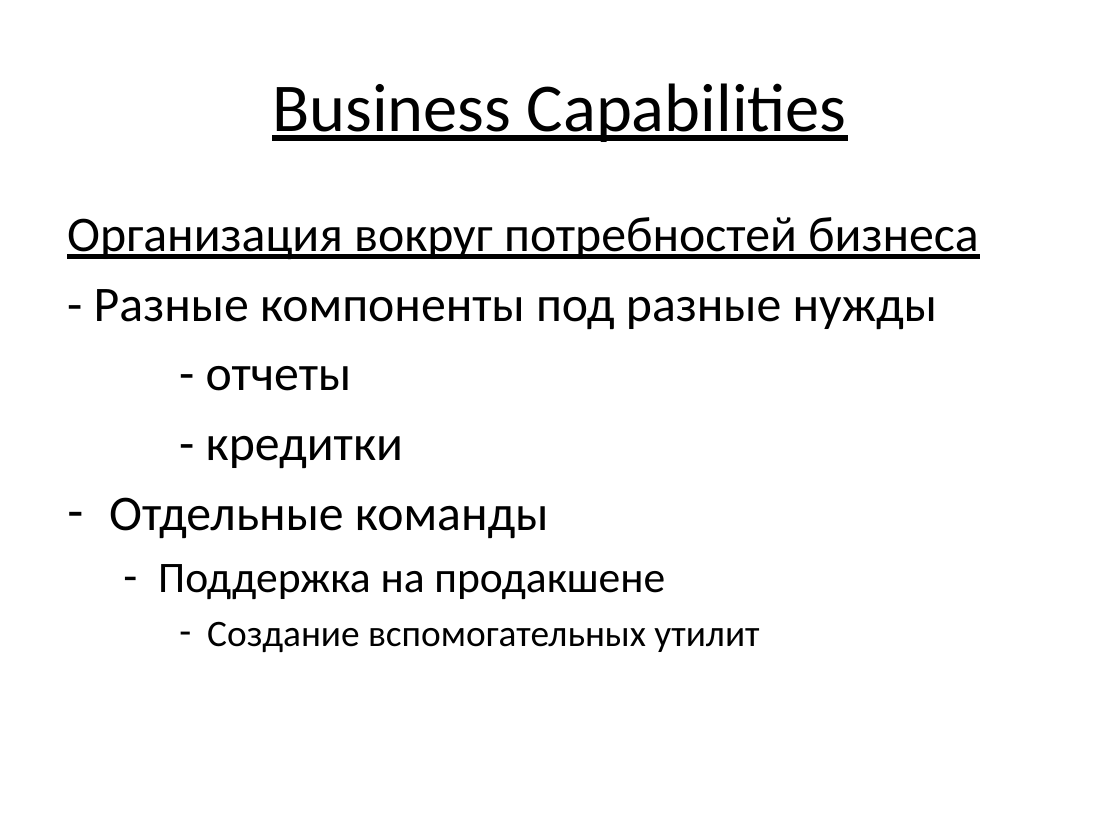
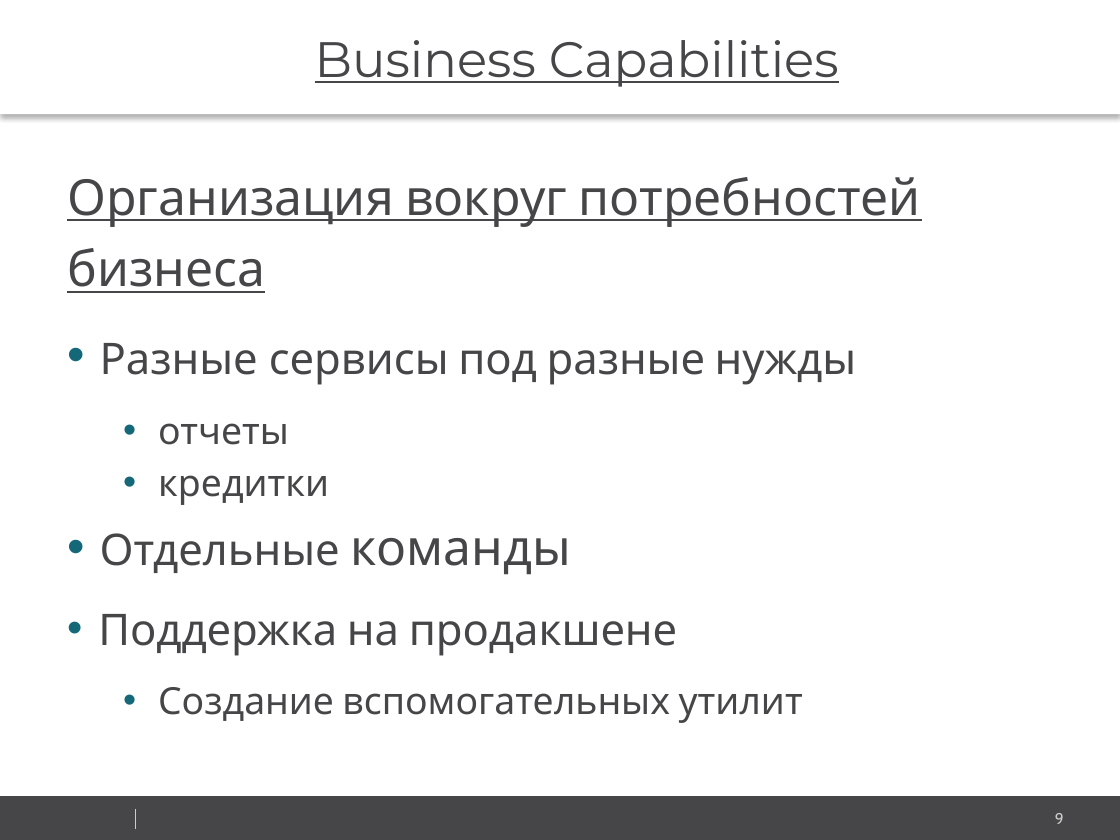
Before and after one commit to vitali-kviatkouski/personal, a slide deck: slide 9 of Microservices.pptx (slide 8 before the commit). Drawn at 1120x840 pixels with LibreOffice and Linux fonts; fonts in the diff are those of the drawing; background and template pictures are left out. Boxes give left, top, right and bottom in pixels: in the first picture for what was removed or moved away, otherwise in the second. Text is boxed around its words. In the diff, an @@ line names an element or a change of style, - is before the commit and + after.

```diff
--- a/Microservices.pptx
+++ b/Microservices.pptx
@@ text "Business Capabilities": place and size @@
-text "Business Capabilities" at <box>272,83,847,142</box>
+text "Business Capabilities" at <box>0,0,1120,114</box>
@@ text "Business Capabilities" at <box>0,0,1120,114</box>: size 44 to 32 pt, font Calibri to Montserrat, text colour #000000 to #464547; more space between paragraphs; fill none to #FFFFFF; shadow on @@
@@ text "Организация вокруг потребностей бизнеса": place and size @@
-text "Организация вокруг потребностей бизнеса" at <box>67,217,979,652</box>
+text "Организация вокруг потребностей бизнеса" at <box>67,177,921,723</box>
@@ text at <box>67,177,921,723</box>: font Calibri to Cabin, text colour #000000 to #464547 in "Организация вокруг потребностей бизнеса", "Отдельные команды", "Поддержка на продакшене", "Создание вспомогательных утилит"; size 32 to 28 pt in "Отдельные"; line spacing 1 to 1.2; more space between paragraphs; bullet - to •; list level 2 to 1 in "Поддержка на продакшене"; list level 3 to 2 in "Создание вспомогательных утилит" @@
@@ text at <box>100,343,857,505</box>: text changed; size 32 to 28 pt; font Calibri to Cabin; text colour #000000 to #464547 @@
-- Разные компоненты под разные нужды
-- отчеты
-- кредитки
+• Разные сервисы под разные нужды
+  • отчеты
+  • кредитки
@@ rectangle added at <box>0,796,1120,840</box>, fill #464547 @@
@@ line added from (136, 809) to (136, 829), #CCCCCC 0.25 pt @@
@@ page number added at <box>1055,813,1064,824</box>, 10 pt, text #CCCCCC @@
+9
```
Also in this commit, not shown: 21 other slides changed, 20 slides added, 3 slides removed, 3 other files.
